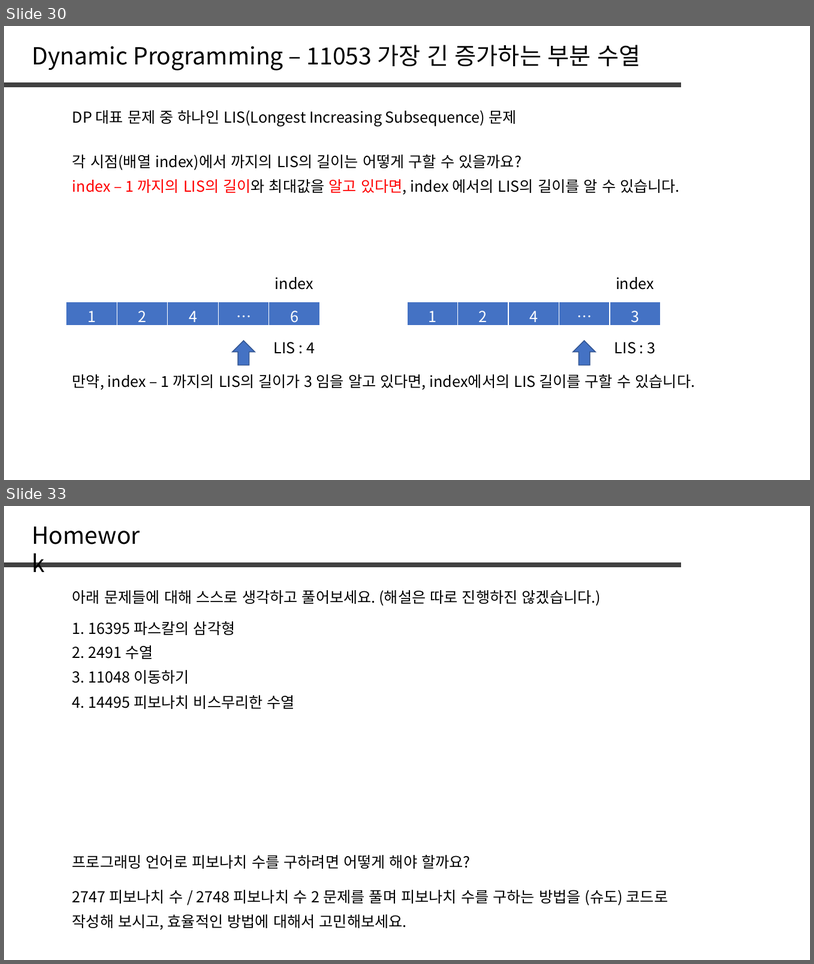
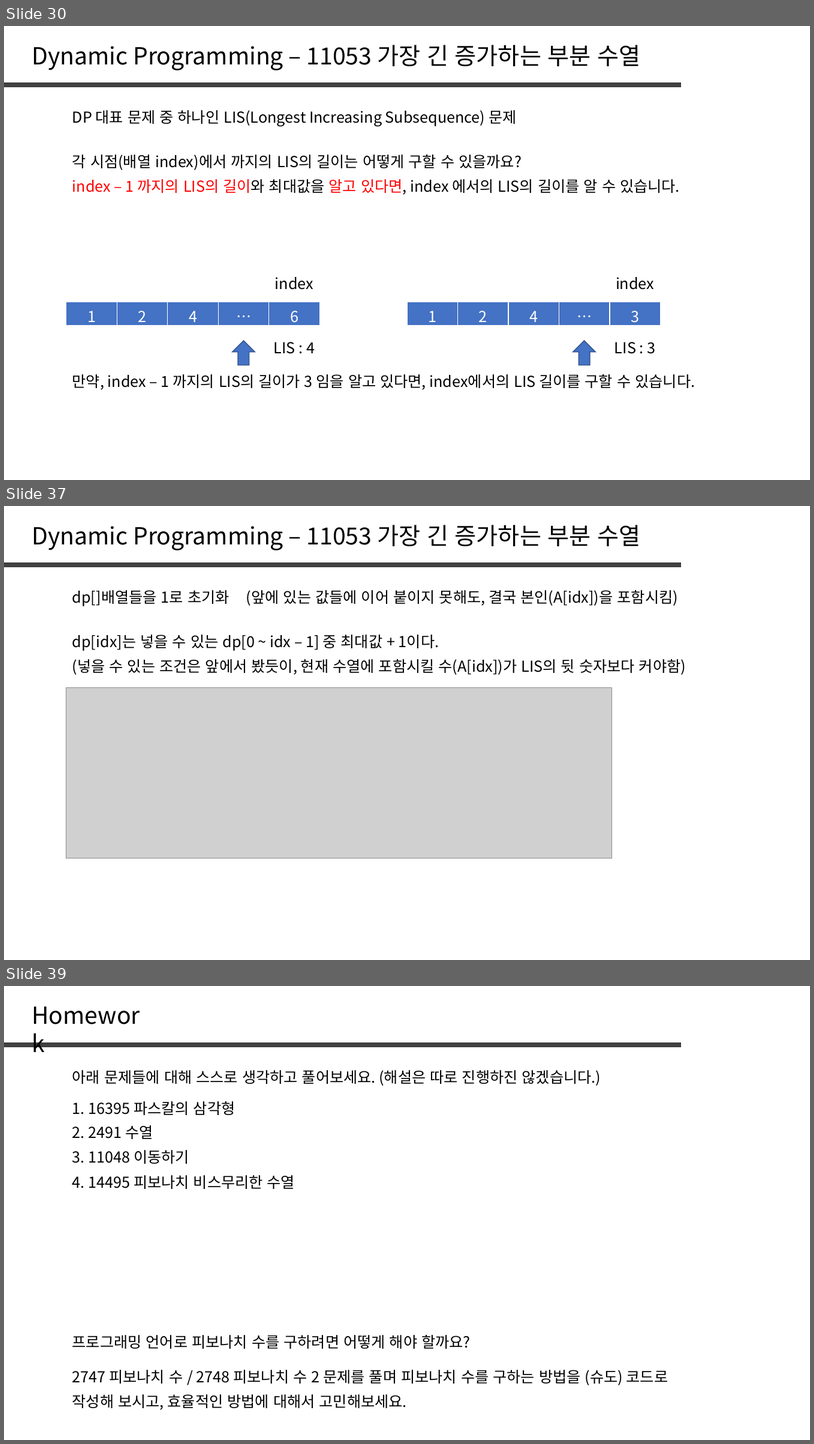
Before and after one commit to jaehoo1/PS-study, a slide deck: study/5_Dynamic Programming.pptx. Shown one above the other, each under a label of ours: slides 30 and 33 before the commit, slides 30, 37 and 39 after it; the slides between them are not shown. The pictures are 814x964 and 814x1444 pixels, drawn with LibreOffice and Linux fonts; fonts in the diff are those of the drawing; grey boxes stand for pictures. Boxes give left, top, right and bottom in pixels: in the first picture for what was removed or moved away, otherwise in the second. Text is boxed around its words. In the diff, an @@ line names an element or a change of style, - is before the commit and + after.

```diff
--- a/study/5_Dynamic Programming.pptx
+++ b/study/5_Dynamic Programming.pptx
@@ slide 37 added at (x1=4, y1=506, x2=810, y2=960), background #FFFFFF @@
@@ text added at (x1=32, y1=525, x2=641, y2=550), 28 pt, text #000000 @@
+Dynamic Programming – 11053 가장 긴 증가하는 부분 수열
@@ line added from (4, 565) to (681, 565), #404040 6 pt @@
@@ text added at (x1=72, y1=590, x2=678, y2=606), 18 pt, text #000000 @@
+dp[]배열들을 1로 초기화 (앞에 있는 값들에 이어 붙이지 못해도, 결국 본인(A[idx])을 포함시킴)
@@ text added at (x1=72, y1=634, x2=439, y2=651), 18 pt, text #000000 @@
+dp[idx]는 넣을 수 있는 dp[0 ~ idx – 1] 중 최대값 + 1이다.
@@ text added at (x1=72, y1=659, x2=686, y2=675), 18 pt, text #000000 @@
+(넣을 수 있는 조건은 앞에서 봤듯이, 현재 수열에 포함시킬 수(A[idx])가 LIS의 뒷 숫자보다 커야함)
@@ picture added at (x1=66, y1=687, x2=612, y2=858) @@
@@ what was slide 33 is now slide 39 @@
```
Also in this commit, not shown: 2 slides changed, 5 other slides added.
